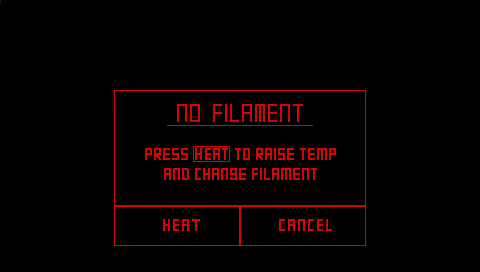
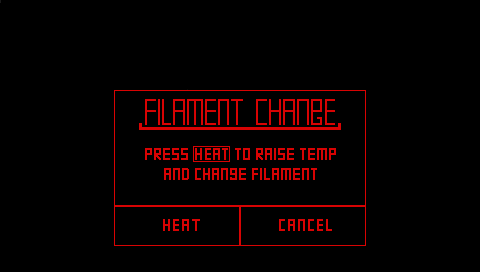
Revision of a layered 480px x 272px image; what changed, layer by layer:
painted on "81_E_Refuel1.bmp" over [112, 91, 341, 130]
